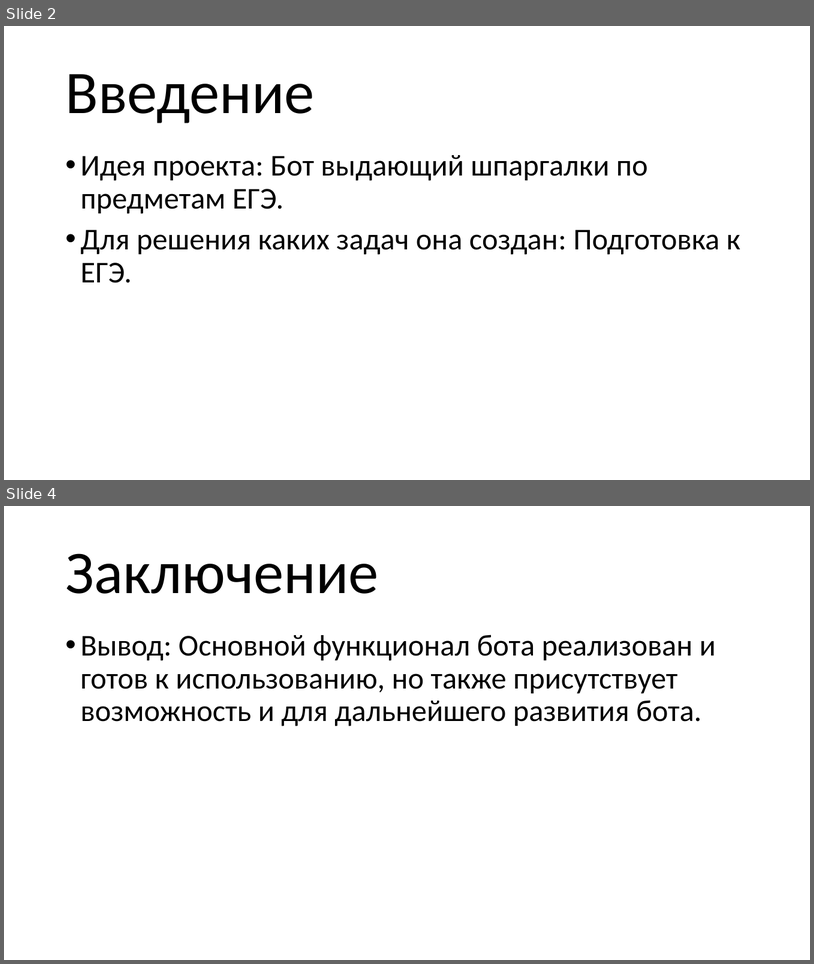
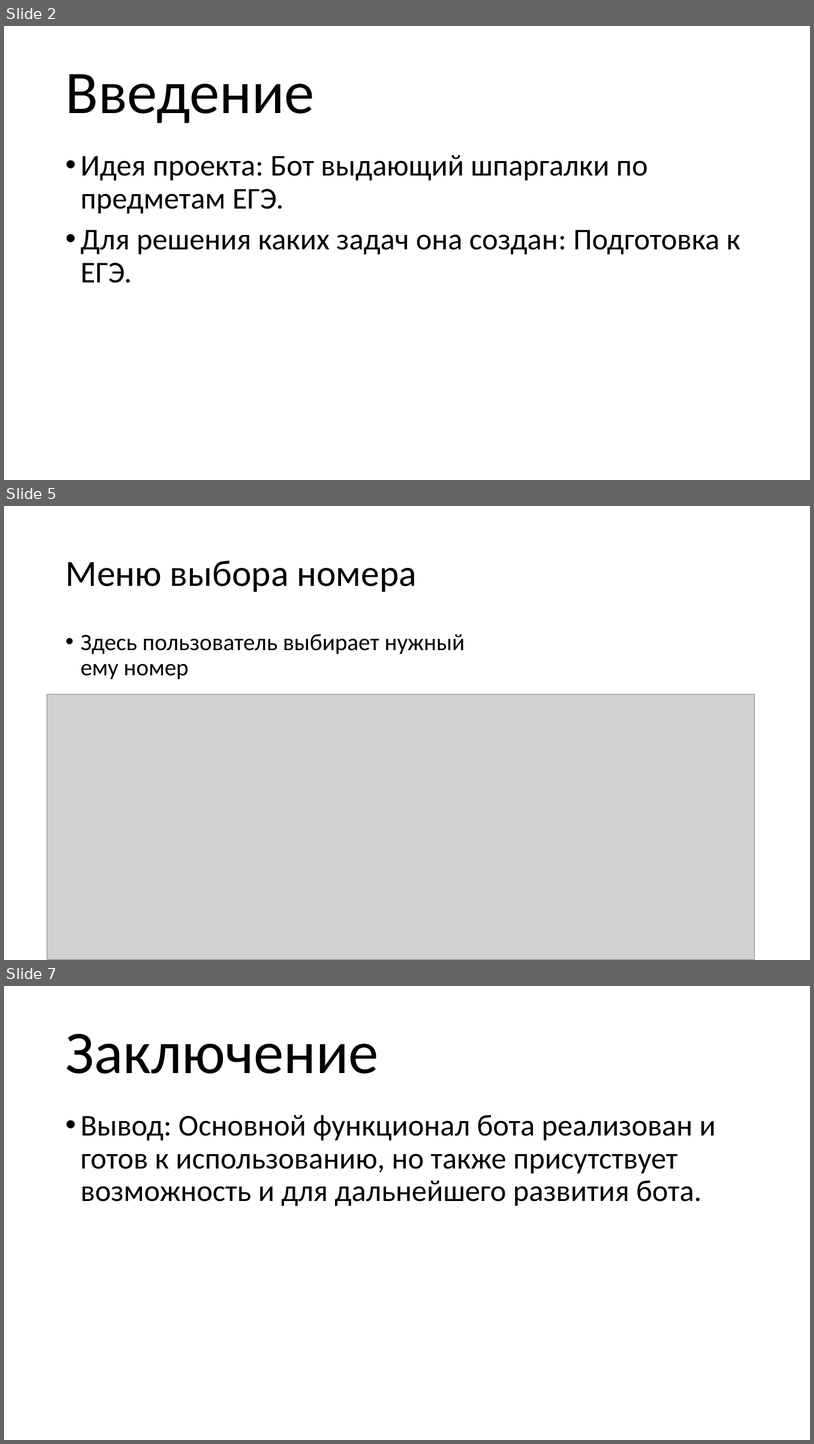
Before and after one commit to pikolala/yandex_project_3, a slide deck: презентация.pptx. Shown one above the other, each under a label of ours: slides 2 and 4 before the commit, slides 2, 5 and 7 after it; the slides between them are not shown. The pictures are 814x964 and 814x1444 pixels, drawn with LibreOffice and Linux fonts; fonts in the diff are those of the drawing; grey boxes stand for pictures. Boxes give left, top, right and bottom in pixels: in the first picture for what was removed or moved away, otherwise in the second. Text is boxed around its words. In the diff, an @@ line names an element or a change of style, - is before the commit and + after.

```diff
--- a/презентация.pptx
+++ b/презентация.pptx
@@ slide 5 added at <box>4,506,810,960</box>, background #FFFFFF @@
@@ title added at <box>65,561,416,592</box>, 44 pt, text #000000 @@
+Меню выбора номера
@@ text added at <box>81,634,465,679</box>, 28 pt, text #000000 @@
+• Здесь пользователь выбирает нужный ему номер
@@ picture added at <box>47,694,755,960</box> @@
@@ what was slide 4 is now slide 7 @@
```
Also in this commit, not shown: 1 slide changed, 2 other slides added, 1 other file.
